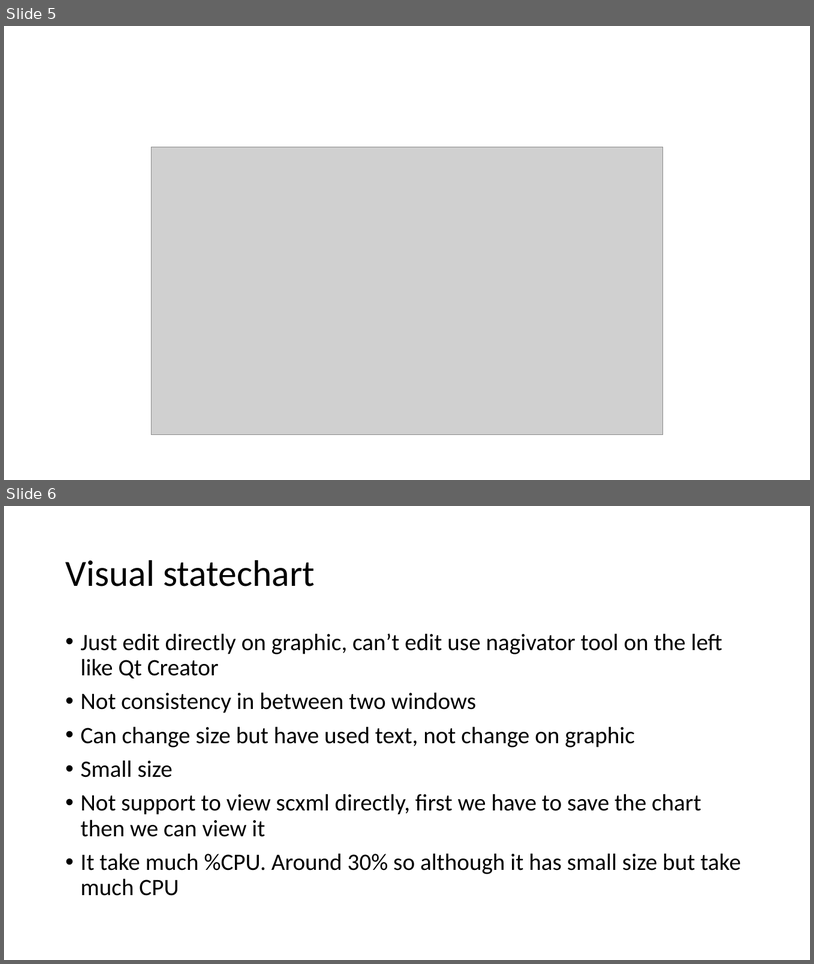
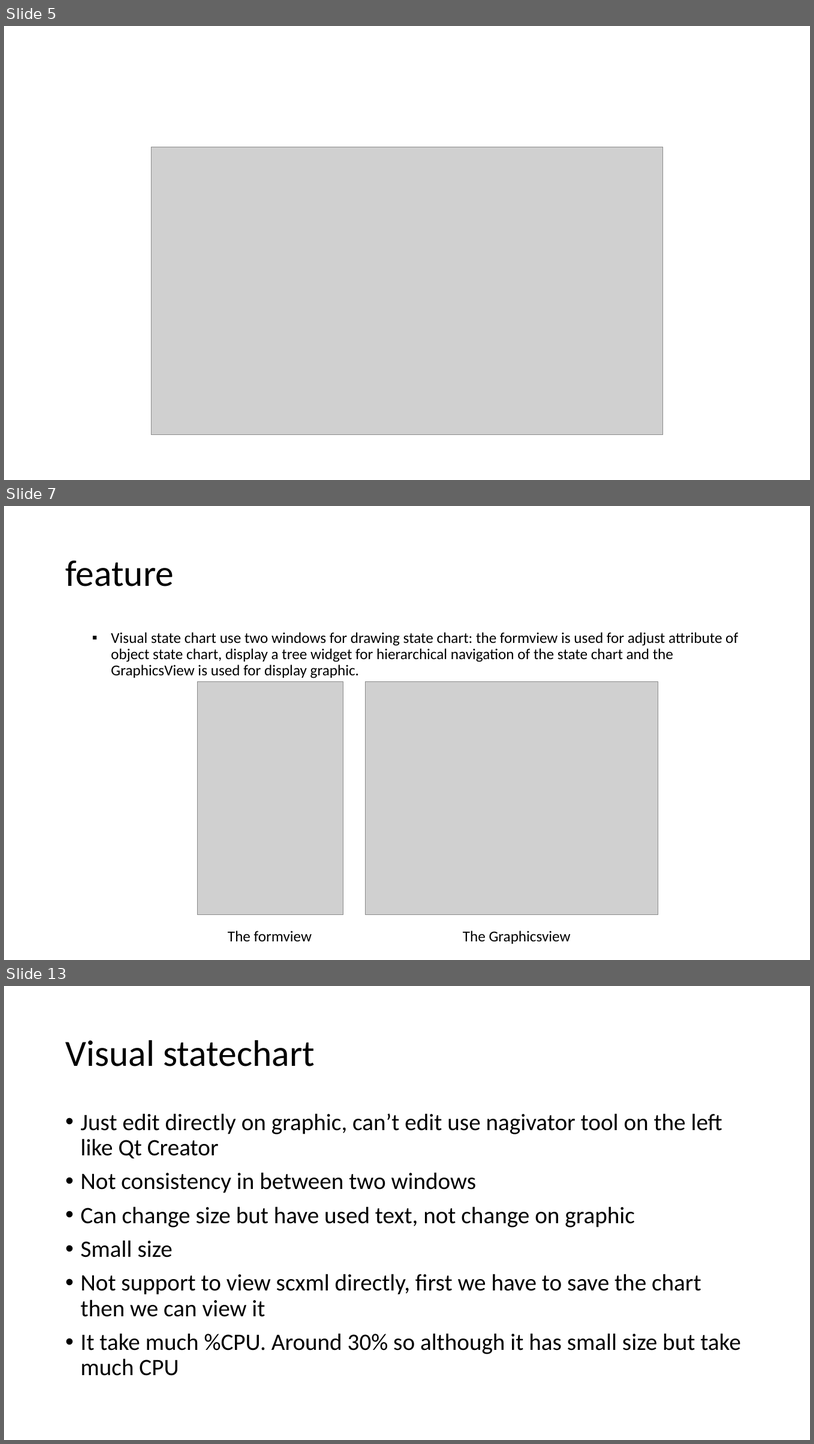
Before and after one commit to tearpolaris/Linux, a slide deck: QT CREATOR.pptx. Shown one above the other, each under a label of ours: slides 5 and 6 before the commit, slides 5, 7 and 13 after it; the slides between them are not shown. The pictures are 814x964 and 814x1444 pixels, drawn with LibreOffice and Linux fonts; fonts in the diff are those of the drawing; grey boxes stand for pictures. Boxes give left, top, right and bottom in pixels: in the first picture for what was removed or moved away, otherwise in the second. Text is boxed around its words. In the diff, an @@ line names an element or a change of style, - is before the commit and + after.

```diff
--- a/QT CREATOR.pptx
+++ b/QT CREATOR.pptx
@@ slide 7 added at <box>4,506,810,960</box>, background #FFFFFF @@
@@ title added at <box>65,560,174,586</box>, 44 pt, text #000000 @@
+feature
@@ text added at <box>111,632,738,678</box>, 18 pt, text #000000 @@
+                ▪ Visual state chart use two windows for drawing state chart: the formview is used for adjust attribute of object state chart, display a tree widget for hierarchical navigation of the state chart and the GraphicsView is used for display graphic.
@@ picture added at <box>198,681,344,915</box> @@
@@ picture added at <box>366,681,659,915</box> @@
@@ text added at <box>228,930,312,941</box>, 18 pt, text #000000 @@
+The formview
@@ text added at <box>463,930,571,943</box>, 18 pt, text #000000 @@
+The Graphicsview
@@ what was slide 6 is now slide 13 @@
```
Also in this commit, not shown: 1 slide changed, 9 other slides added.
